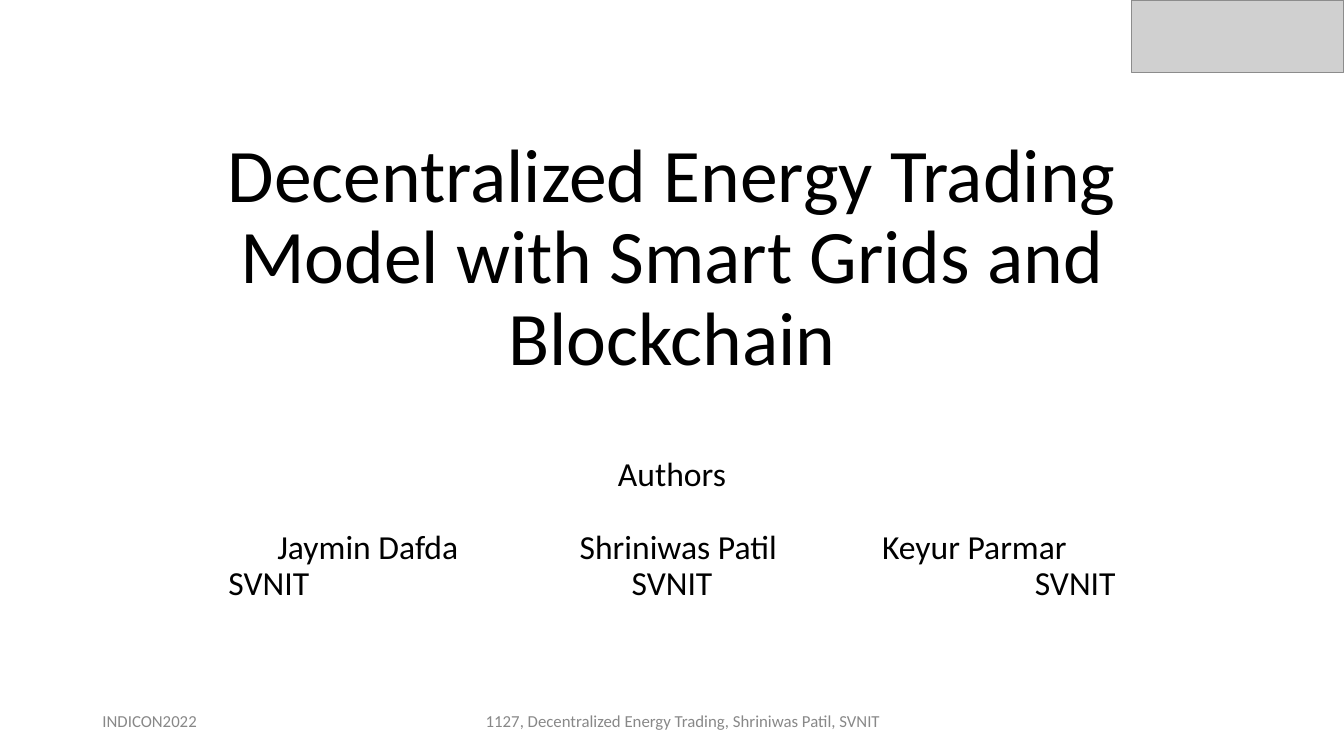
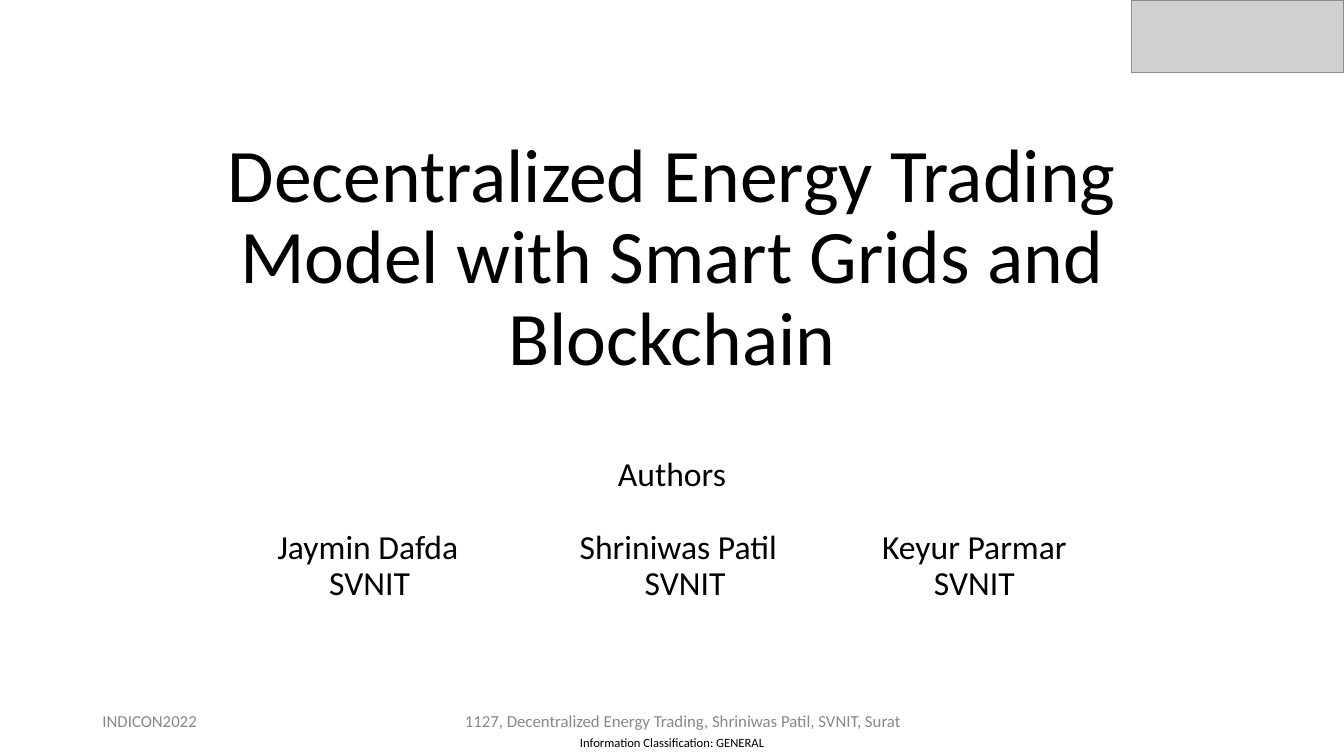
Before and after one commit to mbhatti20/portfolio, a slide deck: slide 1 of Paper ID - 1127 INDICON 2022 Presentation Slides (2).pptx. Drawn at 1344x756 pixels with LibreOffice and Linux fonts; fonts in the diff are those of the drawing; grey boxes stand for pictures. Boxes give left, top, right and bottom in pixels: in the first picture for what was removed or moved away, otherwise in the second. Text is boxed around its words. In the diff, an @@ line names an element or a change of style, - is before the commit and + after.

```diff
--- a/Paper ID - 1127 INDICON 2022 Presentation Slides (2).pptx
+++ b/Paper ID - 1127 INDICON 2022 Presentation Slides (2).pptx
@@ subtitle "Authors" rewrapped from [277,462,1116,596] to [277,462,1067,596] @@
@@ text at [465,715,900,730]: text changed @@
-1127, Decentralized Energy Trading, Shriniwas Patil, SVNIT
+1127, Decentralized Energy Trading, Shriniwas Patil, SVNIT, Surat
@@ text added at [580,738,764,747], 9 pt, text #000000 @@
+Information Classification: GENERAL
```
Also in this commit, not shown: 33 other slides changed, 1 slide added, 1 slide removed, 1 other file.
